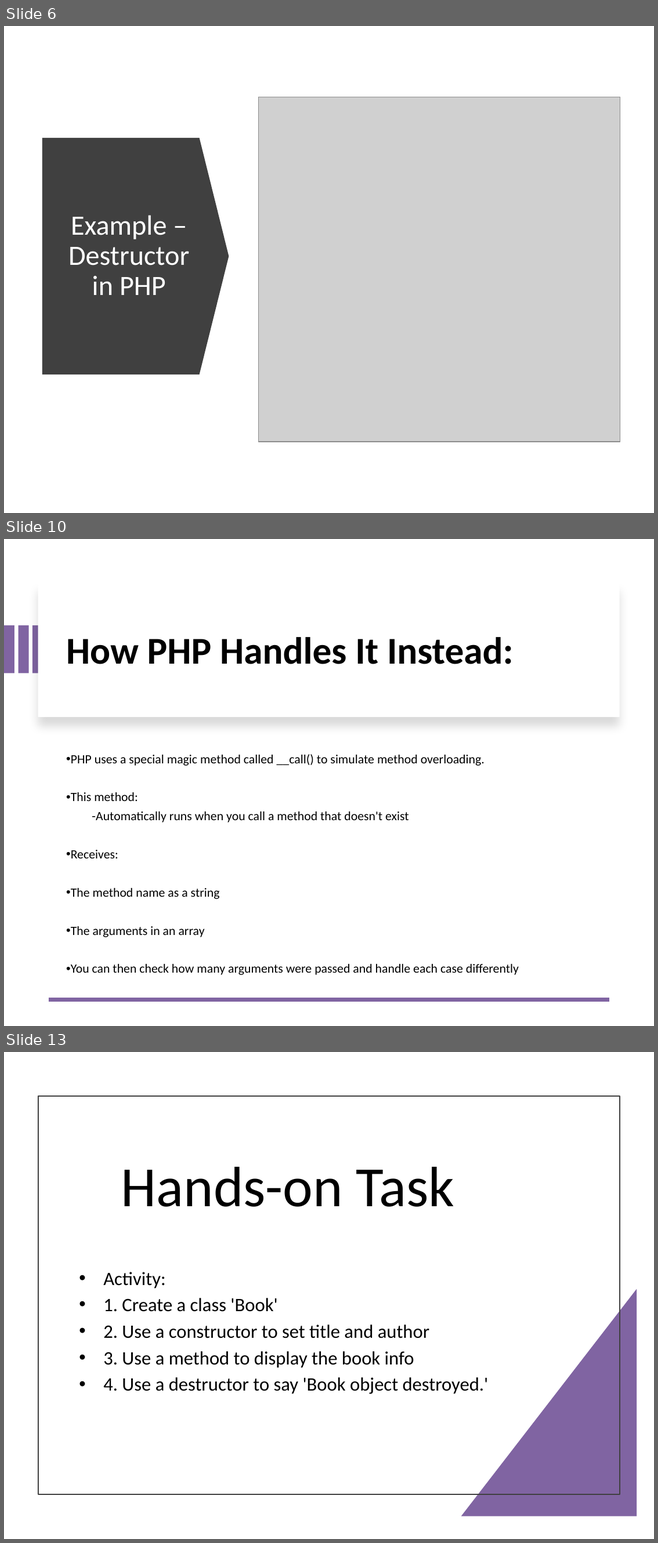
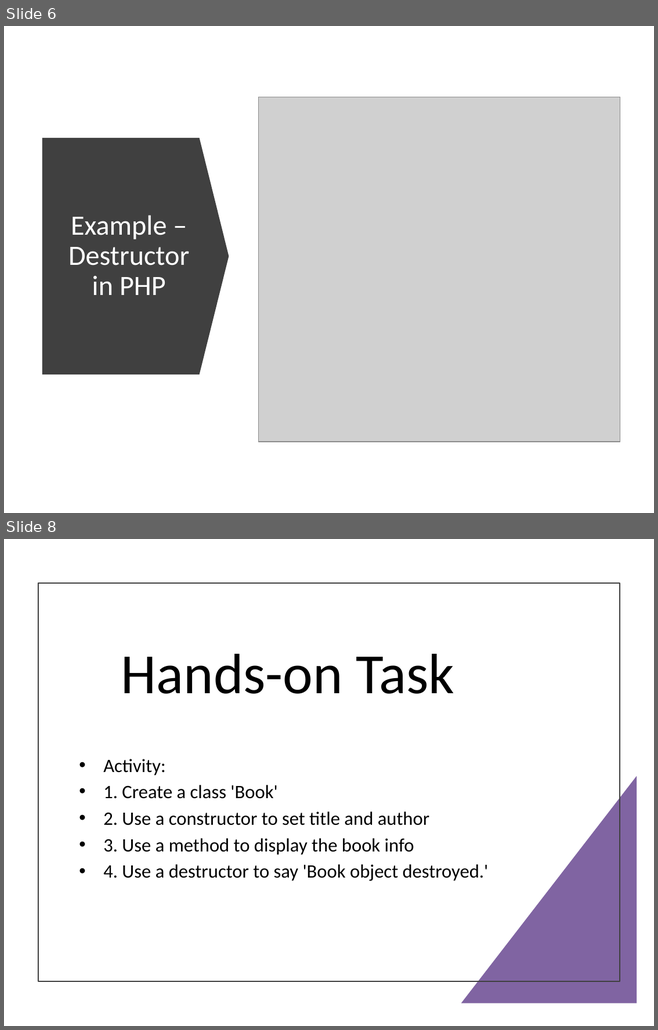
Before and after one commit to psuuc-jbgarcia/Object-Oriented-Programming-Lesson, a slide deck: OOP/Pre-lim/Week 2/Lecture/Week2_Constructors_Destructors_PHP - Copy.pptx. Shown one above the other, each under a label of ours: slides 6, 10 and 13 before the commit, slides 6 and 8 after it; the slides between them are not shown. The pictures are 658x1543 and 658x1030 pixels, drawn with LibreOffice and Linux fonts; fonts in the diff are those of the drawing; grey boxes stand for pictures. Boxes give left, top, right and bottom in pixels: in the first picture for what was removed or moved away, otherwise in the second. Text is boxed around its words. In the diff, an @@ line names an element or a change of style, - is before the commit and + after.

```diff
--- a/OOP/Pre-lim/Week 2/Lecture/Week2_Constructors_Destructors_PHP - Copy.pptx
+++ b/OOP/Pre-lim/Week 2/Lecture/Week2_Constructors_Destructors_PHP - Copy.pptx
@@ slide 10 removed at <box>4,539,654,1026</box>, background #FFFFFF @@
@@ rectangle removed at <box>38,583,619,717</box> @@
@@ rectangle removed at <box>4,625,14,674</box> @@
@@ rectangle removed at <box>18,625,29,674</box> @@
@@ rectangle removed at <box>32,625,43,674</box> @@
@@ title removed at <box>66,637,513,664</box> @@
-How PHP Handles It Instead:
@@ text removed at <box>71,754,518,975</box> @@
-• PHP uses a special magic method called __call() to simulate method overloading.
-• This method:
--Automatically runs when you call a method that doesn't exist
-• Receives:
-• The method name as a string
-• The arguments in an array
-• You can then check how many arguments were passed and handle each case differently
@@ line removed from (609, 1000) to (49, 1000) @@
@@ what was slide 13 is now slide 8 @@
```
Also in this commit, not shown: 1 slide changed, 4 other slides removed, 13 other files.
